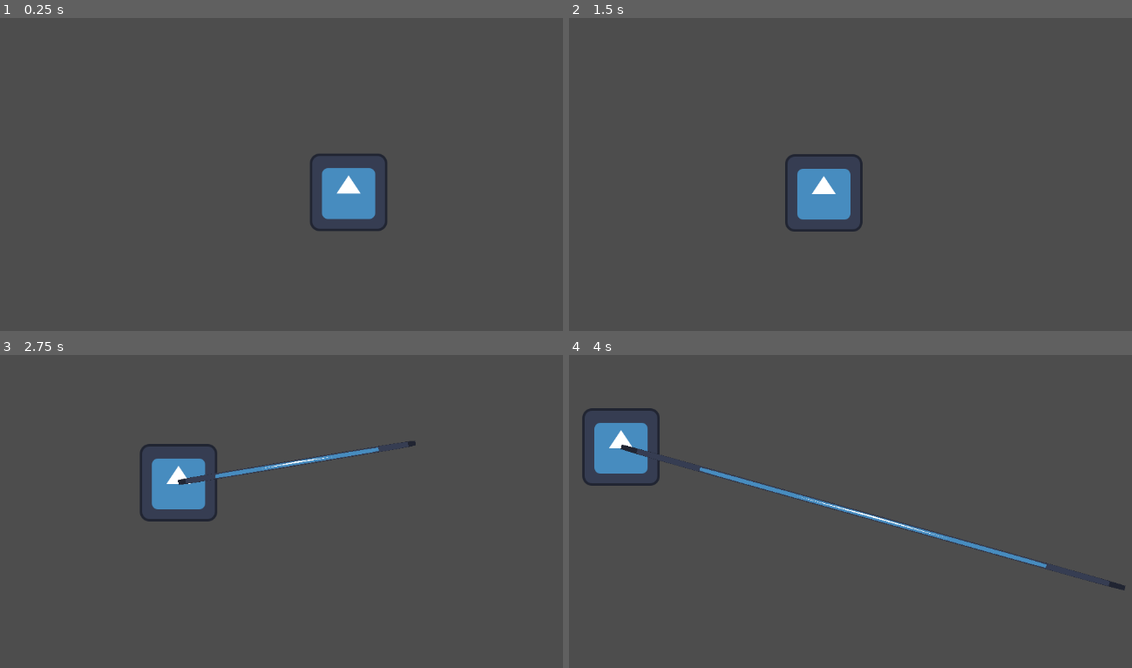
Above: before the commit, frames 1-4 (two rows, left to right).
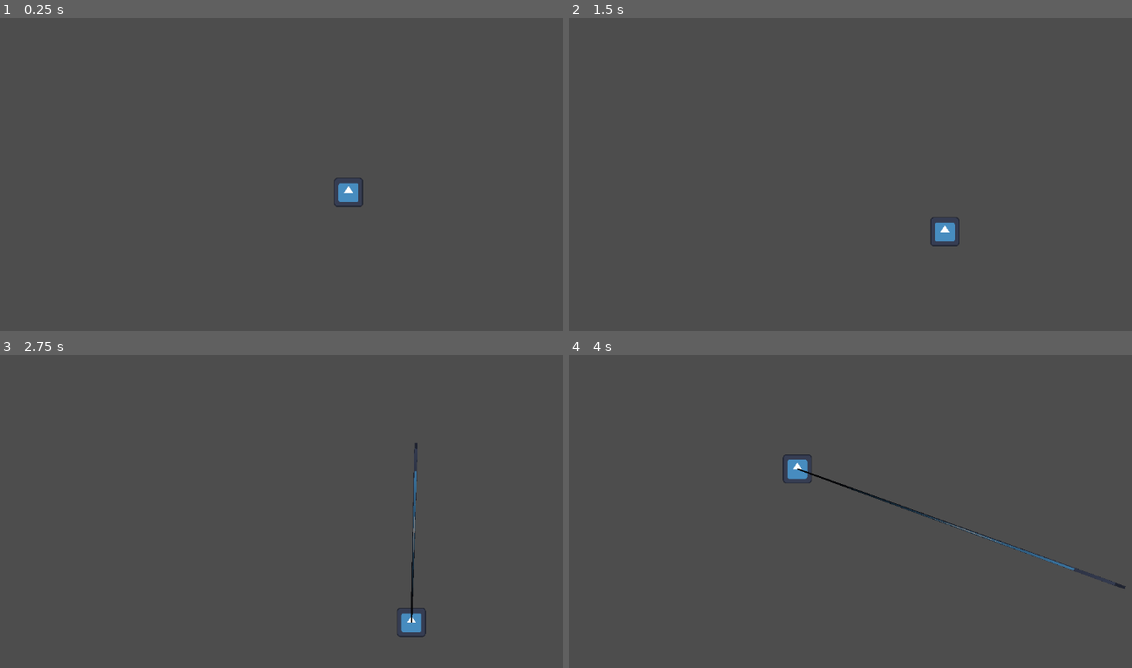
Above: after the commit, the same moments.

Repository: mabanana/winter-jam-2025
Game: Godot game, scene res://PlayerController/Player.tscn
Two runs of this game, one before a commit and one after it. Both use one fixed random seed, a clock stepped at 60 frames per second and the inputs below. This scene is started directly instead of the project's main scene. The engine's default icon, where the game draws it, is replaced by a stand-in: a white triangle on a blue panel in a dark square.
Inputs (mouse positions are in pixels of both pictures, inside the frame that each line leads up to):
- Up to frame 1 (0.25 s): no input
- Up to frame 2 (1.5 s): tap Enter at 0.5 s; move the mouse to (1070, 171) at 0.52 s; hold Right (right) 0.53-1.28 s; hold Right mouse button (aim) 0.53-1.28 s; click (1070, 171) at 0.67 s; move the mouse to (777, 212) at 1.27 s; hold S (down) from 1.28 s (still down); right-click (777, 212) at 1.35 s; click (777, 212) at 1.42 s
- Up to frame 3 (2.75 s): move the mouse to (416, 442) at 2.02 s; release S (down) at 2.03 s; hold Right (right) from 2.03 s (still down); hold Right mouse button (aim) from 2.03 s (still down); click (416, 442) at 2.17 s
- Up to frame 4 (4 s): move the mouse to (884, 608) at 2.77 s; release Right (right) at 2.78 s; release Right mouse button (aim) at 2.78 s; hold W (up) 2.78-3.53 s; right-click (884, 608) at 2.85 s; click (884, 608) at 2.92 s; move the mouse to (1126, 589) at 3.52 s; hold A (left) from 3.53 s (still down); hold Right mouse button (aim) from 3.53 s (still down); click (1126, 589) at 3.67 s

The runs differ from the first frame. In frame 1, 1.9% of the frame differs, in the area x 55-69%, y 43-68%; in frame 2, 2.2%; in frame 3, 3.0%; in frame 4, 3.7%, in the area x 2-99%, y 16-76%.

Commit message:
Update Camera
Bugfixes and implement deadzone

Diff:
--- a/PlayerController/Player.tscn
+++ b/PlayerController/Player.tscn
@@ -1,21 +1,33 @@
-[gd_scene load_steps=5 format=3 uid="uid://bruv7p24q1qyf"]
+[gd_scene load_steps=7 format=3 uid="uid://bruv7p24q1qyf"]
 
 [ext_resource type="Script" uid="uid://0ujci8rggd8q" path="res://PlayerController/player_controller.gd" id="1_g1nwm"]
 [ext_resource type="Script" uid="uid://bwqujnwpmc1p7" path="res://PlayerController/player_camera.gd" id="2_5i1rd"]
 [ext_resource type="Texture2D" uid="uid://cv8li5s1h1cbe" path="res://icon.svg" id="2_c4fll"]
 [ext_resource type="PackedScene" uid="uid://bxsf3g4dt3nbf" path="res://PlayerController/aim_line.tscn" id="3_ves0u"]
 
+[sub_resource type="Curve" id="Curve_5i1rd"]
+_data = [Vector2(0.27173913, 0.44943827), 0.0, 0.0, 0, 0, Vector2(1, 1), 0.0, 0.0, 0, 0]
+point_count = 2
+
+[sub_resource type="Gradient" id="Gradient_5i1rd"]
+
 [node name="Player" type="Node2D" node_paths=PackedStringArray("player_cam", "aim_line")]
 script = ExtResource("1_g1nwm")
-player_cam = NodePath("Camera2D")
+player_cam = NodePath("PlayerCamera")
 aim_line = NodePath("AimLine")
 
-[node name="Camera2D" type="Camera2D" parent="." node_paths=PackedStringArray("target")]
+[node name="PlayerCamera" type="Camera2D" parent="." node_paths=PackedStringArray("player", "target")]
+limit_smoothed = true
 position_smoothing_speed = 1.0
 script = ExtResource("2_5i1rd")
+player = NodePath("..")
 target = NodePath("..")
 
 [node name="Icon" type="Sprite2D" parent="."]
+scale = Vector2(0.125, 0.125)
 texture = ExtResource("2_c4fll")
 
 [node name="AimLine" parent="." instance=ExtResource("3_ves0u")]
+width = 2.0
+width_curve = SubResource("Curve_5i1rd")
+gradient = SubResource("Gradient_5i1rd")
--- a/PlayerController/player_camera.gd
+++ b/PlayerController/player_camera.gd
@@ -1,26 +1,32 @@
 extends Camera2D
 class_name PlayerCamera
 
-enum MODES { TARGET, TARGET_MOUSE_BLENDED }
+enum MODES { TARGET, TARGET_MOUSE_BLENDED, IDLE }
 
+@export var player: PlayerController
 @export var target: Node = null
-@export var mode: MODES = MODES.TARGET_MOUSE_BLENDED
+@export var mode: MODES = MODES.TARGET
 @export var MAX_DISTANCE: float = 500
-@export var SMOOTH_SPEED: float = 1
-@export var MIN_ZOOM: float = 0.5
-@export var MAX_ZOOM: float = 2.0
+@export var SMOOTH_SPEED := 1.0
+@export var CAMERA_DEADZONE_RADIUS := 30.0
+@export var MIN_ZOOM: float = 2.0
+@export var MAX_ZOOM: float = 4.0
+@export var DEFAULT_ZOOM: float = 3.0
 
 var target_position := Vector2.INF
 var fallback_target: Node = null
 
 func _ready():
-	fallback_target = target
+	fallback_target = player
+	zoom = Vector2.ONE * DEFAULT_ZOOM
 
 
 func _process(delta):
 	match(mode):
 		MODES.TARGET:
 			if target:
+				if (target.position - target.position).length() == 0:
+					change_mode(MODES.IDLE)
 				target_position = target.position
 		MODES.TARGET_MOUSE_BLENDED:
 			if target:
@@ -28,14 +34,15 @@
 				target_position = (target.position + mouse_pos)
 				target_position.x = clamp(target_position.x, -MAX_DISTANCE + target.position.x, MAX_DISTANCE + target.position.x)
 				target_position.y = clamp(target_position.y, -MAX_DISTANCE + target.position.y, MAX_DISTANCE + target.position.y)
+		MODES.IDLE:
+			if target == player and position.length() > CAMERA_DEADZONE_RADIUS:
+				change_mode(MODES.TARGET)
 
 	if target_position != Vector2.INF:
-		position = lerp(position, target_position, SMOOTH_SPEED * delta)
-
+		position = lerp(position, target_position - player.position, SMOOTH_SPEED * delta)
 
 func change_mode(new_mode: MODES) -> void:
 	mode = new_mode
-
 
 func change_target(new_target: Node) -> void:
 	if new_target:
--- a/PlayerController/player_controller.gd
+++ b/PlayerController/player_controller.gd
@@ -3,8 +3,11 @@
 
 @export var player_cam: PlayerCamera
 @export var aim_line: Line2D
+@export_category("Parameters")
+@export var SPEED := 100
+@export var ZOOM_SENS := 0.05
+
 var is_aim: bool = false
-var scroll_sensitivity: float = 1
 
 @warning_ignore("unused_parameter")
 func _process(delta):
@@ -15,22 +18,25 @@
 
 func _physics_process(delta):
 	var dir = Vector2(Input.get_axis("left", "right"), Input.get_axis("up", "down"))
-	position += dir * delta * 300
+	position += dir * delta * SPEED
+	player_cam.position -= dir * delta * SPEED
 
 func _input(event):
 	if event.is_action_pressed("aim"):
 		start_aim()
 	elif event.is_action_released("aim"):
 		end_aim()
-
-	if event is InputEventMouseButton and event.button_index == MOUSE_BUTTON_WHEEL_UP:
-		player_cam.change_zoom(0.05)
-	elif event is InputEventMouseButton and event.button_index == MOUSE_BUTTON_WHEEL_DOWN:
-		player_cam.change_zoom(-0.05)
+	if event is InputEventMouseButton:
+		if event.button_index == MOUSE_BUTTON_WHEEL_UP:
+			player_cam.change_zoom(ZOOM_SENS)
+		elif event.button_index == MOUSE_BUTTON_WHEEL_DOWN:
+			player_cam.change_zoom(-ZOOM_SENS)
 
 func start_aim():
+	player_cam.change_mode(PlayerCamera.MODES.TARGET_MOUSE_BLENDED)
 	is_aim = true
 func end_aim():
+	player_cam.change_mode(PlayerCamera.MODES.TARGET)
 	is_aim = false
 func show_aim():
 	var mouse_pos = get_viewport().get_mouse_position()
